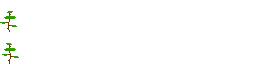
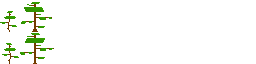
Revision of a layered w=256, h=64 image; what changed, layer by layer:
added group "PT Large Sapling" with 9 layers over 20, 2, 54, 64
added group "PT Large Sapling [F1]" with 4 layers in group "PT Large Sapling" over 21, 2, 52, 32
added layer "foliage #2" in group "PT Large Sapling [F1]" over 21, 2, 52, 28
added layer "foliageTop" in group "PT Large Sapling [F1]" over 24, 5, 44, 12
added layer "trunk #2" in group "PT Large Sapling [F1]" over 22, 2, 52, 32
added group "PT Large Sapling [F2]" with 3 layers in group "PT Large Sapling" over 20, 33, 54, 64
added layer "foliage #3" in group "PT Large Sapling [F2]" over 20, 33, 53, 59
added layer "foliageTop copy #1" in group "PT Large Sapling [F2]" over 25, 36, 45, 43
added layer "trunk #3" in group "PT Large Sapling [F2]" over 22, 33, 54, 64
